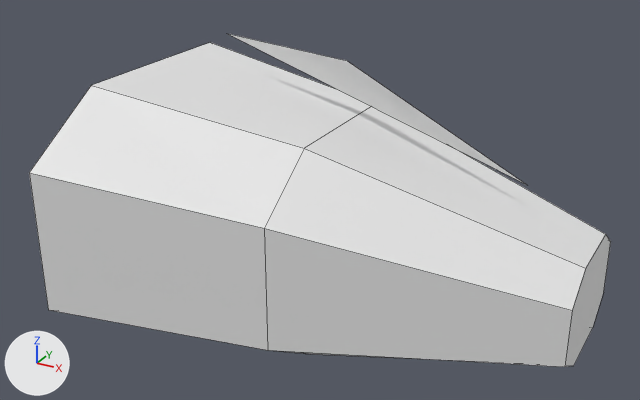
What one commit did to the OBJ model assets/Production/Custom/StageA/TC_NoseCrushed.obj.
The view is the same before and after, from a 50 mm camera at (2.53, -5.5, 2.7) aimed at (-0.43, -0.11, 0.01). Arrows for +X, +Y and +Z are at lower left; the lights stay in place. The picture after the commit comes second. Mesh edges are drawn as thin lines. Where no turn or scale is listed for an object, it has been applied to the vertices.

The first picture shows 'TC_NoseCrushed'.
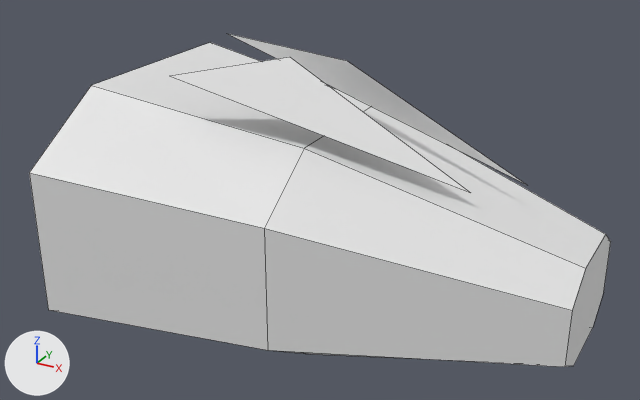
Pixel boxes [x1, y1, x2, y2] of what changed, in the pictures (640 x 400 px):
part 1 of me_tc_nosecrushed, added
    after: [171, 57, 469, 192]

The change, as a diff of the scene's bpy script:
```diff
--- a/assets/Production/Custom/StageA/TC_NoseCrushed.obj.py
+++ b/assets/Production/Custom/StageA/TC_NoseCrushed.obj.py
@@ me_tc_nosecrushed @@
 # used by ob_tc_nosecrushed; location = (0.0, 0.0, 0.0)
 # verts and faces of me_tc_nosecrushed; kept vertices keep their numbers, new ones are numbered from 27
-me_tc_nosecrushed.from_pydata(...)  # 27 vertices, 19 faces; spans x -2.0..1.6, y -1.45..1.45, z -1.15..1.08
+me_tc_nosecrushed.from_pydata(...)  # 33 vertices, 21 faces; spans x -2.0..1.6, y -1.45..1.45, z -1.17..1.12
+# me_tc_nosecrushed part 1
+verts[27] = (-1.6, 0.8, -1.12)
+verts[28] = (-0.3, 0.2, -1.17)
+verts[29] = (1.2, 0.25, -0.41)
+verts[30] = (-1.2, -0.84, 1.05)  # pixel (169, 75)
+verts[31] = (-0.6, -0.24, 1.12)  # pixel (289, 56)
+verts[32] = (0.8, -0.27, 0.39)  # pixel (470, 192)
+faces += [(27, 28, 29), (30, 32, 31)]
```
